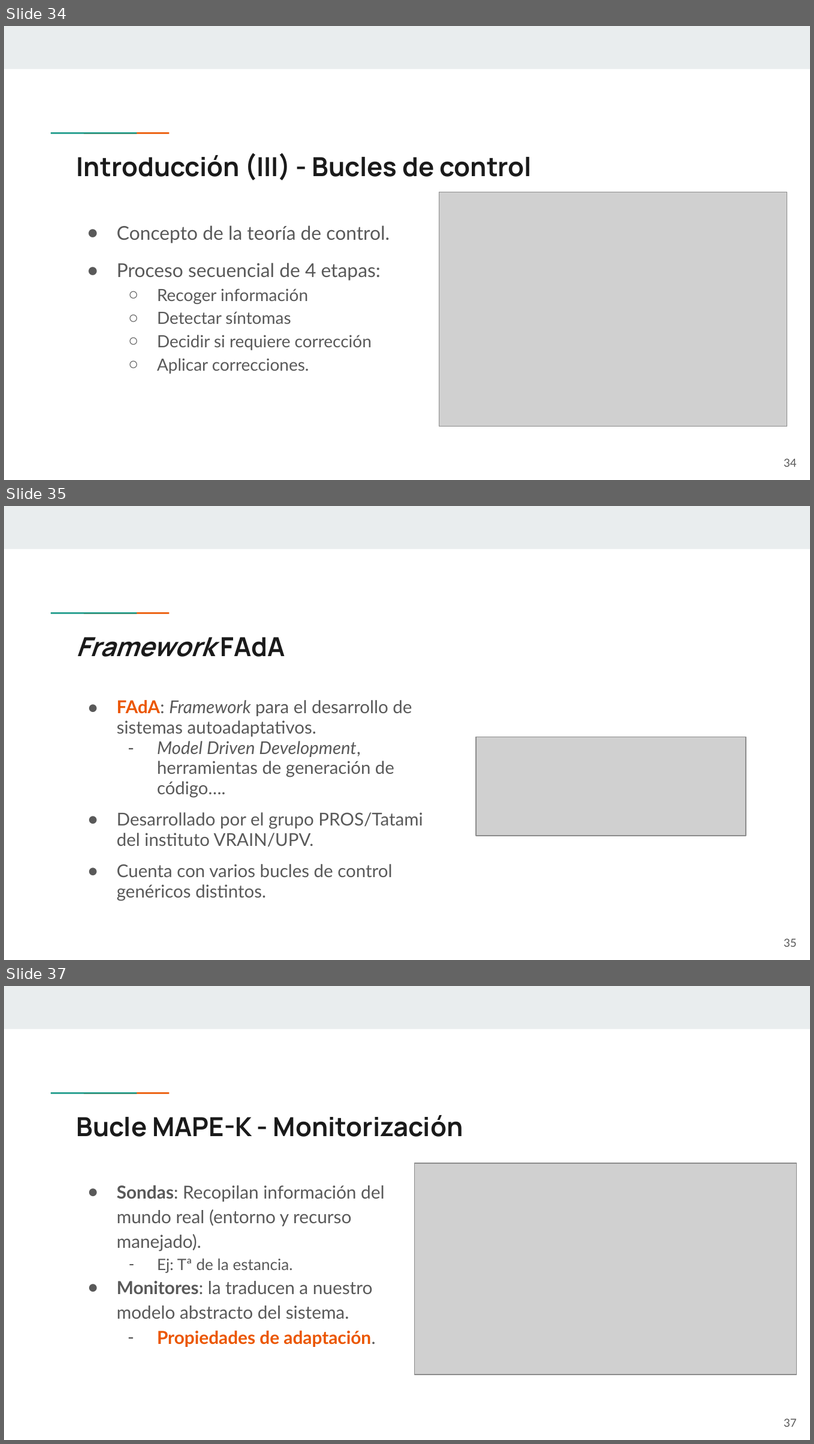
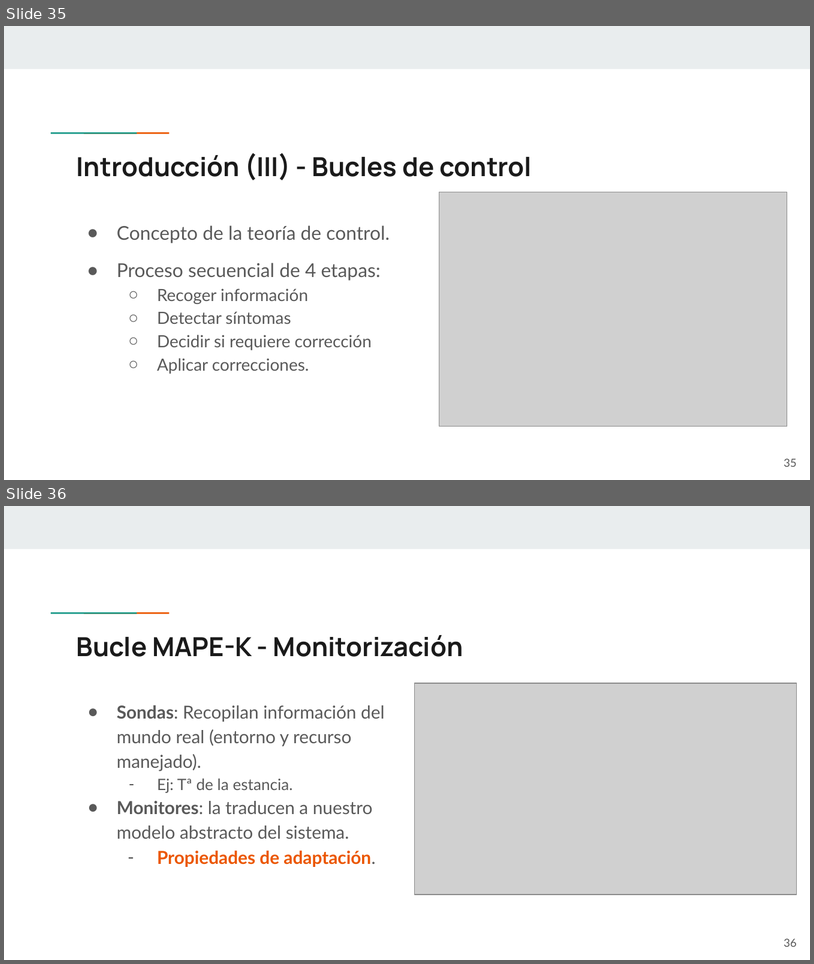
Before and after one commit to Starkie/TFM-DistributedAutoadaptiveSystems, a slide deck: docs/presentation/Adriano Vega - Presentación TFM.pptx. Shown one above the other, each under a label of ours: slides 34, 35 and 37 before the commit, slides 35 and 36 after it; the slides between them are not shown. The pictures are 814x1444 and 814x964 pixels, drawn with LibreOffice and Linux fonts; fonts in the diff are those of the drawing; grey boxes stand for pictures. Boxes give left, top, right and bottom in pixels: in the first picture for what was removed or moved away, otherwise in the second. Text is boxed around its words. In the diff, an @@ line names an element or a change of style, - is before the commit and + after.

```diff
--- a/docs/presentation/Adriano Vega - Presentación TFM.pptx
+++ b/docs/presentation/Adriano Vega - Presentación TFM.pptx
@@ slide 35 removed at <box>4,506,810,960</box>, background #FFFFFF; not listed: 3 template elements that a slide beside it also shows @@
@@ title removed at <box>77,637,285,657</box> @@
-Framework FAdA
@@ text removed at <box>117,700,423,900</box> @@
-● FAdA: Framework para el desarrollo de sistemas autoadaptativos.
-– Model Driven Development, herramientas de generación de código….
-● Desarrollado por el grupo PROS/Tatami del instituto VRAIN/UPV.
-● Cuenta con varios bucles de control genéricos distintos.
@@ picture removed at <box>477,736,747,835</box> @@
@@ page number removed at <box>784,938,797,946</box> @@
-35
@@ what was slide 34 is now slide 35 @@
@@ page number at <box>784,458,797,466</box>: text changed @@
-34
+35
@@ what was slide 37 is now slide 36 @@
@@ page number at <box>784,938,797,946</box>: text changed @@
-37
+36
```
Also in this commit, not shown: 7 slides changed, 5 slides added, 2 other slides removed, 1 other file.
